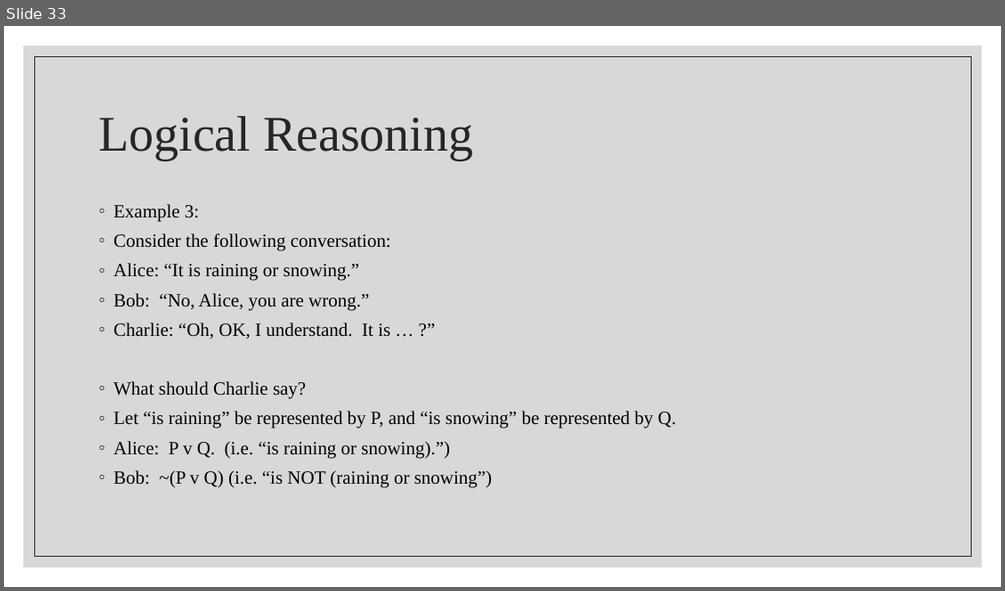
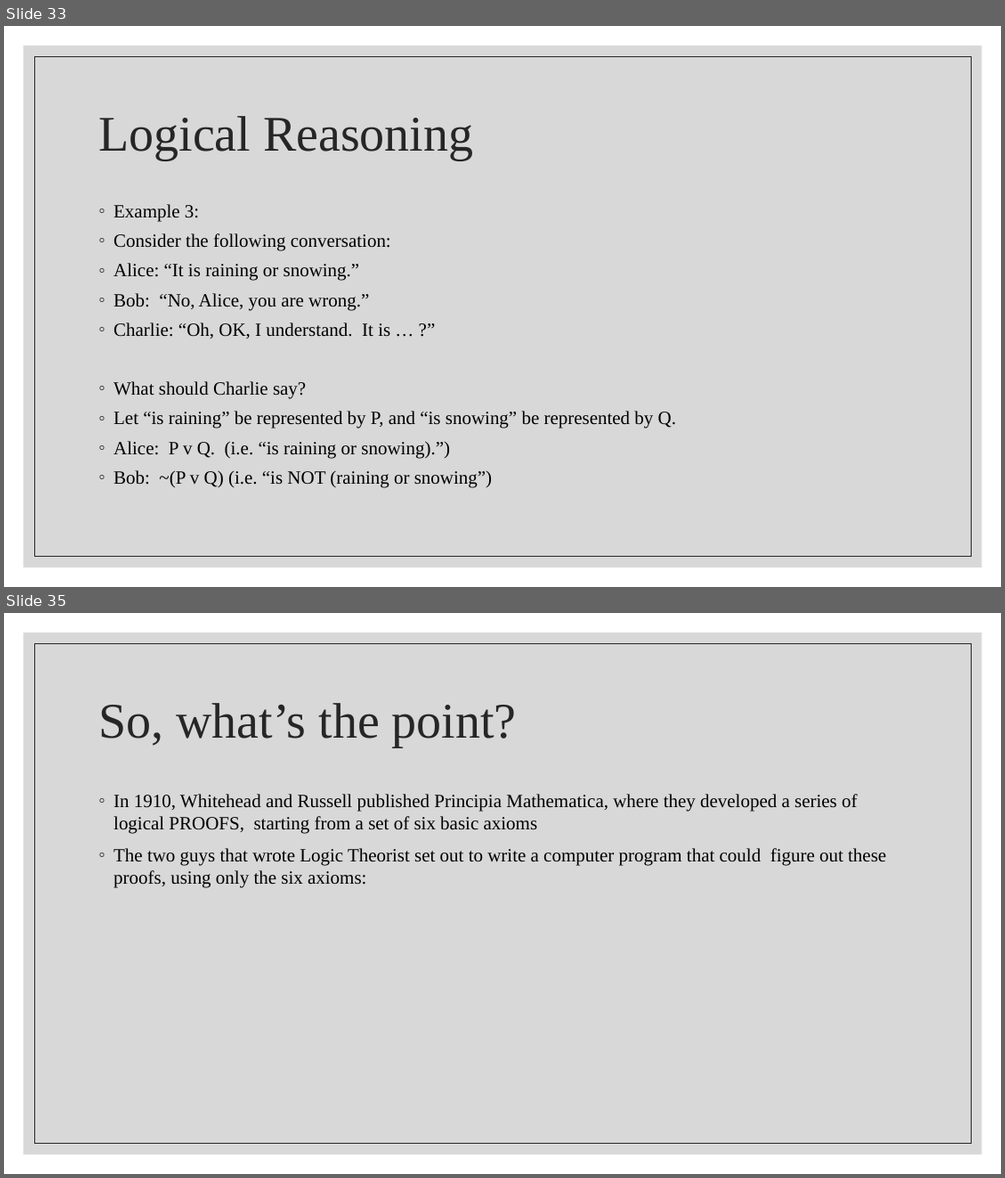
Before and after one commit to wutmeownow/phys441, a slide deck: JupyterNotebooks/LLS/Lecture3.pptx. Shown one above the other, each under a label of ours: slide 33 before the commit, slides 33 and 35 after it; the slides between them are not shown. The pictures are 1005x591 and 1005x1178 pixels, drawn with LibreOffice and Linux fonts; fonts in the diff are those of the drawing. Boxes give left, top, right and bottom in pixels: in the first picture for what was removed or moved away, otherwise in the second. Text is boxed around its words. In the diff, an @@ line names an element or a change of style, - is before the commit and + after.

```diff
--- a/JupyterNotebooks/LLS/Lecture3.pptx
+++ b/JupyterNotebooks/LLS/Lecture3.pptx
@@ slide 35 added at <box>4,613,1001,1174</box>, background #FFFFFF; not listed: 2 template elements that a slide beside it also shows @@
@@ title added at <box>98,703,517,747</box>, 48 pt, text #262626 @@
+So, what’s the point?
@@ text added at <box>113,794,886,888</box>, 18 pt, text #000000 @@
+◦ In 1910, Whitehead and Russell published Principia Mathematica, where they developed a series of logical PROOFS, starting from a set of six basic axioms
+◦ The two guys that wrote Logic Theorist set out to write a computer program that could figure out these proofs, using only the six axioms:
```
Also in this commit, not shown: 1 slide changed.
